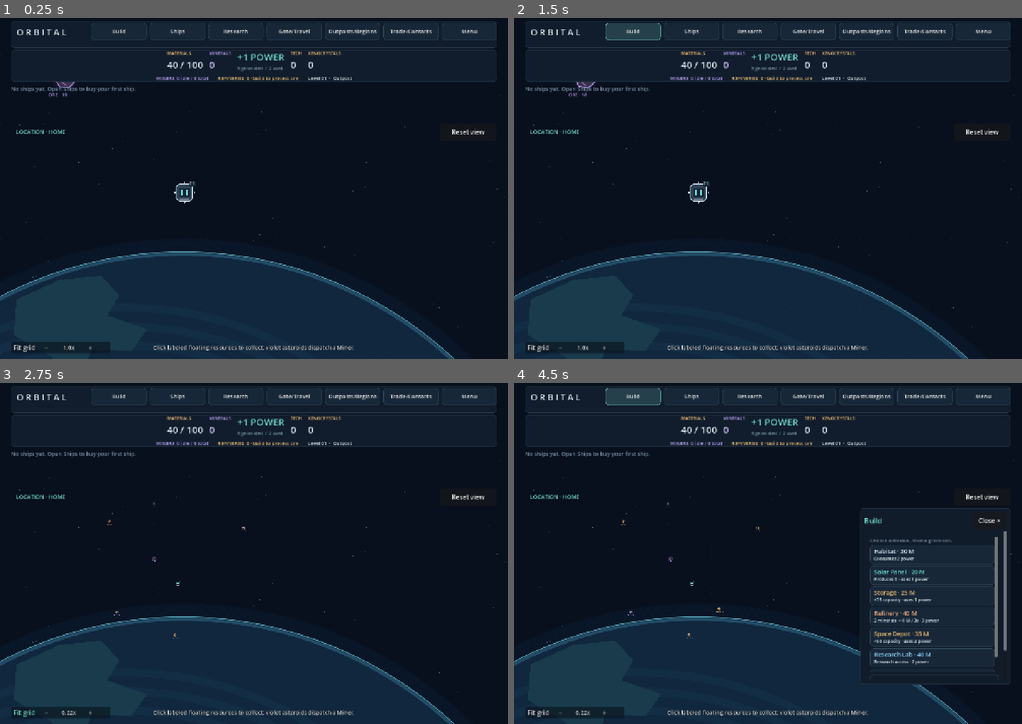
Above: before the commit, frames 1-4 (two rows, left to right).
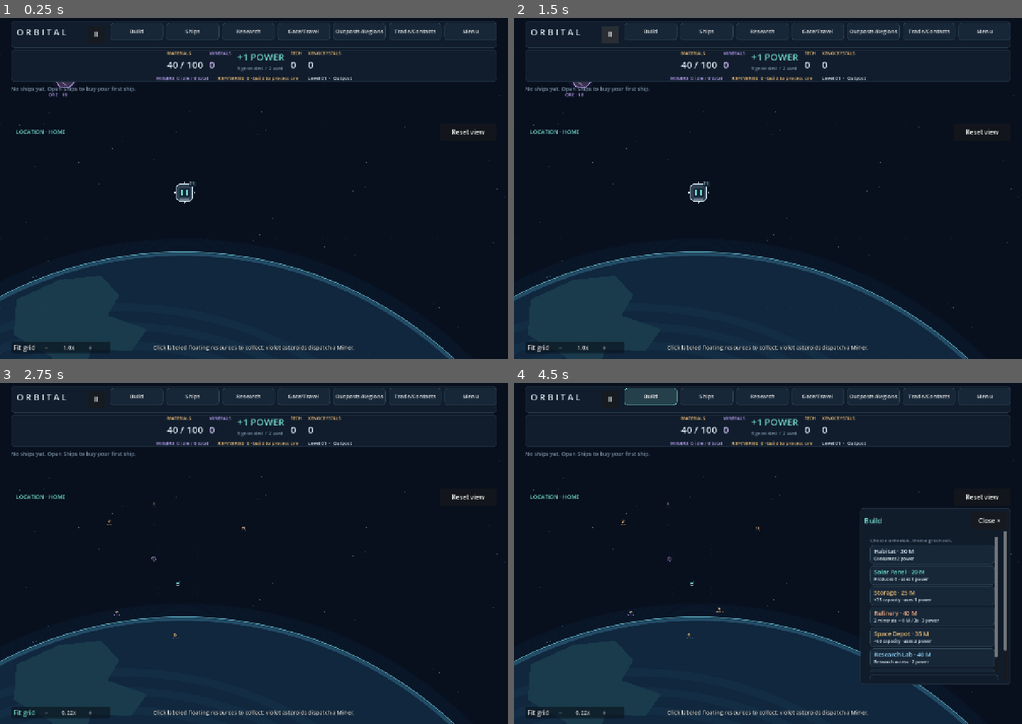
Above: after the commit, the same moments.

Repository: pidiman/orbital
Game: Godot game, scene res://orbital.tscn
Two runs of this game, one before a commit and one after it. Both use one fixed random seed, a clock stepped at 60 frames per second and the inputs below.
Inputs (mouse positions are in pixels of both pictures, inside the frame that each line leads up to):
- Up to frame 1 (0.25 s): no input
- Up to frame 2 (1.5 s): click (610, 35) at 0.5 s, where only the run after the commit has a clickable "Ⅱ"; click (610, 35) at 1.25 s, where only the run after the commit has a clickable "▶"
- Up to frame 3 (2.75 s): click "Fit grid" at 2 s
- Up to frame 4 (4.5 s): click "−" at 2.75 s; click "+" at 3.5 s; click "Build" at 4.25 s

The runs differ from the first frame. In frame 1, 0.5% of the frame differs, in the area x 18-95%, y 1-7%; in frame 2, 1.0%, in the area x 10-95%, y 1-24%; in frame 3, 0.5%; in frame 4, 0.9%.

Commit message:
Add global hard-pause (top-bar icon + Spacebar), freezes entire game incl. input

Diff:
--- a/scripts/hud.gd
+++ b/scripts/hud.gd
@@ -903,8 +903,8 @@
 	if not is_instance_valid(toolbar): return
 	var viewport_size := get_viewport().get_visible_rect().size
 	toolbar.columns = 7
-	menu_scroll.position = Vector2(230, 12)
-	menu_scroll.size = Vector2(viewport_size.x - 258, 60)
+	menu_scroll.position = Vector2(278, 12)
+	menu_scroll.size = Vector2(viewport_size.x - 306, 60)
 	toolbar.custom_minimum_size.y = 44
 	title_label.position = Vector2(42, 20)
 	var tray_top: float = resource_bar.position.y + resource_bar.size.y + 8.0
--- a/scripts/main.gd
+++ b/scripts/main.gd
@@ -1,5 +1,6 @@
 extends Node2D
 const SaveStore = preload("res://scripts/save_store.gd")
+var session_pause: CanvasLayer
 var persistence: SaveStore
 var save_path: String = SaveStore.DEFAULT_PATH
 # Used only by isolated restart probes; never exposed as a gameplay control.
@@ -125,6 +126,10 @@
 	hud.load_requested.connect(_manual_load)
 	fleet.regions.location_changed.connect(_update_region_view)
 	fleet.regions.discovered.connect(_region_discovered)
+	session_pause = preload("res://scripts/session_pause.gd").new()
+	session_pause.game = self
+	session_pause.name = "SessionPause"
+	add_child(session_pause)
 	_update_region_view()
 	_sync_readouts()
 	if resumed:
--- /dev/null
+++ b/scripts/session_pause.gd
@@ -0,0 +1,89 @@
+extends CanvasLayer
+# Session-only engine pause. Gameplay and its HUD remain pausable.
+var game: Node2D
+var button: Button
+var shade: ColorRect
+var indicator: Label
+var pressed_close: Button
+var pressed_pause: bool = false
+
+func _ready() -> void:
+	process_mode = Node.PROCESS_MODE_ALWAYS
+	layer = 100
+	shade = ColorRect.new()
+	shade.color = Color(0.02, 0.04, 0.08, 0.32)
+	shade.set_anchors_and_offsets_preset(Control.PRESET_FULL_RECT)
+	shade.mouse_filter = Control.MOUSE_FILTER_IGNORE
+	add_child(shade)
+	indicator = Label.new()
+	indicator.text = "PAUSED · Space to resume"
+	indicator.horizontal_alignment = HORIZONTAL_ALIGNMENT_CENTER
+	indicator.set_anchors_and_offsets_preset(Control.PRESET_CENTER_TOP)
+	indicator.offset_left = -240
+	indicator.offset_right = 240
+	indicator.offset_top = 185
+	indicator.add_theme_font_size_override("font_size", 24)
+	indicator.add_theme_color_override("font_outline_color", Color("09111e"))
+	indicator.add_theme_constant_override("outline_size", 5)
+	indicator.mouse_filter = Control.MOUSE_FILTER_IGNORE
+	add_child(indicator)
+	button = Button.new()
+	button.position = Vector2(220, 20)
+	button.size = Vector2(44, 44)
+	button.focus_mode = Control.FOCUS_NONE
+	button.pressed.connect(toggle)
+	add_child(button)
+	game.persistence.restored.connect(func() -> void: set_paused(false))
+	set_paused(false)
+
+func toggle() -> void:
+	set_paused(not get_tree().paused)
+
+func set_paused(value: bool) -> void:
+	game.camera_input.cancel_gesture()
+	if value:
+		_dismiss_popups(game.hud)
+		var focus: Control = get_viewport().gui_get_focus_owner()
+		if focus != null: focus.release_focus()
+	get_tree().paused = value
+	shade.visible = value
+	indicator.visible = value
+	button.text = "▶" if value else "Ⅱ"
+	button.tooltip_text = "Resume · Space" if value else "Pause · Space"
+	pressed_close = null
+	pressed_pause = false
+
+func _dismiss_popups(node: Node) -> void:
+	if node is Popup: node.hide()
+	for child: Node in node.get_children(): _dismiss_popups(child)
+
+func _input(event: InputEvent) -> void:
+	if event is InputEventKey and event.keycode == KEY_SPACE:
+		if event.pressed and not event.echo: toggle()
+		get_viewport().set_input_as_handled()
+		return
+	if not get_tree().paused: return
+	if event is InputEventKey and event.pressed and not event.echo and event.keycode == KEY_ESCAPE:
+		game.hud.close_panels()
+	if event is InputEventMouseButton and event.button_index == MOUSE_BUTTON_LEFT:
+		_pointer(event.position, event.pressed)
+	elif event is InputEventScreenTouch:
+		_pointer(event.position, event.pressed)
+	# No gameplay GUI, shortcuts, camera gestures or world clicks while paused.
+	get_viewport().set_input_as_handled()
+
+func _pointer(point: Vector2, down: bool) -> void:
+	if down:
+		pressed_pause = button.get_global_rect().has_point(point)
+		pressed_close = null
+		var close_buttons: Array = game.hud.panel_closes.values()
+		if is_instance_valid(game.hud.dev_panel): close_buttons.append(game.hud.dev_panel.close_button)
+		for close: Button in close_buttons:
+			if close.is_visible_in_tree() and close.get_global_rect().has_point(point): pressed_close = close
+	else:
+		if pressed_pause and button.get_global_rect().has_point(point):
+			set_paused(false)
+		elif is_instance_valid(pressed_close) and pressed_close.is_visible_in_tree() and pressed_close.get_global_rect().has_point(point):
+			game.hud.close_panels()
+		pressed_pause = false
+		pressed_close = null
--- /dev/null
+++ b/tests/session_pause_playthrough.gd
@@ -0,0 +1,72 @@
+extends "res://tests/outpost_playthrough.gd"
+
+func space() -> void:
+	var event := InputEventKey.new()
+	event.keycode = KEY_SPACE
+	event.pressed = true
+	get_viewport().push_input(event, true)
+	await settle(2)
+	event = InputEventKey.new()
+	event.keycode = KEY_SPACE
+	get_viewport().push_input(event, true)
+
+func _ready() -> void:
+	process_mode = Node.PROCESS_MODE_ALWAYS
+	await settle(3)
+	game = get_tree().root.get_node("Orbital")
+	game.model.materials = 1000
+	game.model.minerals = 100
+	game.model.build(Vector2(58, 0), "solar")
+	game.model.build(Vector2(116, 0), "solar")
+	game.model.build(Vector2(0, 58), "refinery")
+	game.model.buy_ship("miner")
+	var miner: int = game.model.next_ship_id
+	checks.mining_active = game.fleet.dispatch(1, miner).is_empty()
+	await settle(2)
+	game.hud.inspect_module(Vector2(0, 58))
+	await space()
+	checks.paused = get_tree().paused and game.session_pause.indicator.visible and game.session_pause.button.text == "▶"
+	var before: Dictionary = game.persistence.snapshot()
+	var motion: Dictionary = game.ship_motion.points.duplicate(true)
+	var mining: Dictionary = game.fleet.jobs.duplicate(true)
+	var camera: Vector2 = game.ship_camera.position
+	var status_time: float = game.hud.status_time
+	await get_tree().create_timer(1.3, true).timeout
+	checks.ship_frozen = motion == game.ship_motion.points and mining == game.fleet.jobs
+	checks.simulation_frozen = before == game.persistence.snapshot() and status_time == game.hud.status_time and camera == game.ship_camera.position
+	await click(game.hud.upgrade_button.get_global_rect().get_center())
+	await click(Vector2(500, 500))
+	var debug := InputEventKey.new()
+	debug.keycode = KEY_F9
+	debug.pressed = true
+	get_viewport().push_input(debug, true)
+	await settle(2)
+	checks.input_blocked = before == game.persistence.snapshot() and not game.hud.dev_panel.visible
+	save_frame("paused")
+	var close: Button = game.hud.panel_closes[game.hud.panel.get_instance_id()]
+	await click(close.get_global_rect().get_center())
+	checks.close_allowed = not game.hud.panel.visible and get_tree().paused
+	await click(game.session_pause.button.get_global_rect().get_center())
+	checks.icon_resume = not get_tree().paused and not game.session_pause.indicator.visible
+	await get_tree().create_timer(1.2, true).timeout
+	checks.resumes = before != game.persistence.snapshot() and game.model.ticks > int(game.persistence._decode(before.state.station.ticks))
+	checks.mining_resumes = mining != game.fleet.jobs
+	await click(game.session_pause.button.get_global_rect().get_center())
+	checks.icon_pause = get_tree().paused
+	await space()
+	checks.space_resume = not get_tree().paused
+	# A focused gameplay button must not also activate through Godot ui_accept.
+	game.hud.inspect_module(Vector2(0, 58))
+	game.hud.upgrade_button.grab_focus()
+	var tier: int = game.model.tier_at(Vector2(0, 58))
+	await space()
+	checks.space_not_accept = get_tree().paused and game.model.tier_at(Vector2(0, 58)) == tier
+	var path: String = "user://pause-test-%d.json" % OS.get_process_id()
+	game.persistence.path = path
+	game.persistence.enabled = true
+	checks.save_paused = game.persistence.save_game().is_empty() and get_tree().paused
+	checks.load_running = game.persistence.load_game().is_empty() and not get_tree().paused and game.session_pause.button.text == "Ⅱ"
+	game.persistence.enabled = false
+	DirAccess.remove_absolute(ProjectSettings.globalize_path(path))
+	report("checks", checks)
+	finish()
Not shown, added: scripts/session_pause.gd.uid
Not shown, added: tests/session_pause_playthrough.gd.uid
Not shown, added: docs/session-pause.md
